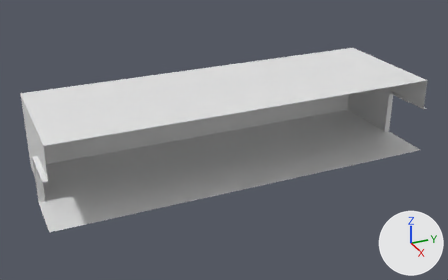
A saved change to the Blender file assets/meshes/blender/base_3l_room.blend.
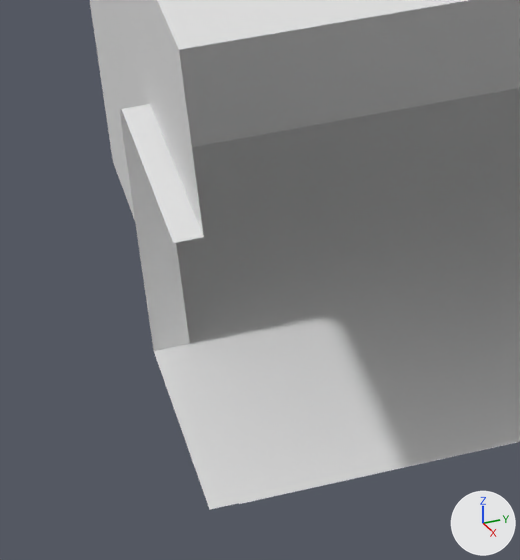
The first picture shows the older version from a 50 mm lens placed at (10.63, -1.1, 4.67), pointed at (-1.41, 4.32, -1.35). The close-ups show both versions on the part from 2% to 24% of the width and 49% to 86% of the height of that picture; other places that the commit changed are outside them. The lights are fixed; the arrows at lower right show +X, +Y and +Z.

The older version as bpy lines, for what is in view:
```python
me_plane_019 = bpy.data.meshes.new('Plane.019')
me_plane_019.from_pydata(...)  # 47 vertices, 23 faces, 1 loose edge; spans x -3.0..0.0, y 0.0..9.0, z -1.91..-0.09
me_plane_021 = bpy.data.meshes.new('Plane.021')
me_plane_021.from_pydata(...)  # 46 vertices, 34 faces; spans x 0.203..1.003, y 4.361..4.396, z 0.09..1.235
ob_plane_004 = bpy.data.objects.new('Plane.004', me_plane_019)
ob_plane_004.location = (0.0, 0.0, 0.0)
ob_plane_005 = bpy.data.objects.new('Plane.005', me_plane_021)
ob_plane_005.location = (-1.5, 4.5, -2.0)
_m = ob_plane_005.modifiers.new('Mirror', 'MIRROR')
_m.use_axis = (False, True, False)
```
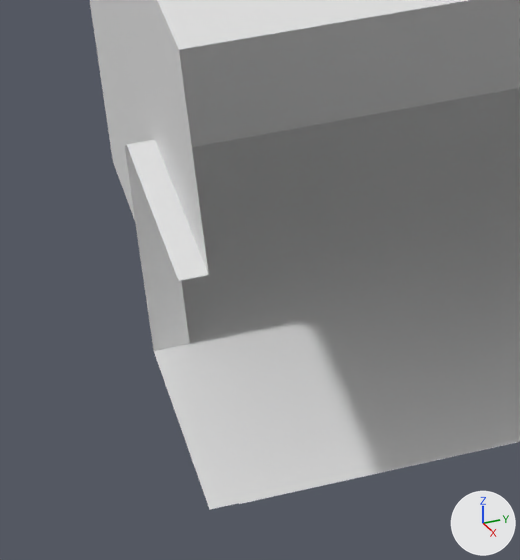
Location of each change, (x1, y1, x2, y2) in pixels of the close-ups (520 x 560 px; the box of a moved part takes in the faces that stretch with it):
```json
{"part": 1, "of": "me_plane_019", "change": "moved or reshaped", "before": [90, 0, 204, 351], "after": [90, 0, 209, 351]}
```

Edits to the scene script, one JSON object a line:
```json
{"block": "me_plane_019", "where": "me_plane_019.from_pydata(...)  # 47 vertices, 23 faces, 1 loose edge; spans x -3.0..0.0, y 0.0..9.0, z -1.91..-0.09"}
{"block": "me_plane_019", "where": "# used by ob_plane_004; location = (0.0, 0.0, 0.0)"}
{"block": "me_plane_019", "change": "me_plane_019 part 1: all 16 vertices in x -1.25..0.0, y 0.0..0.1, z -0.92..-0.81 are moved by (0.0, 0.0, -0.15)"}
```
